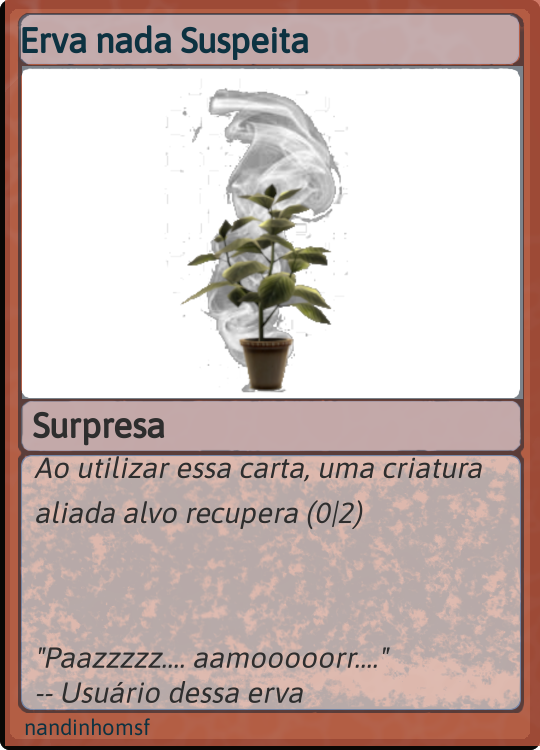
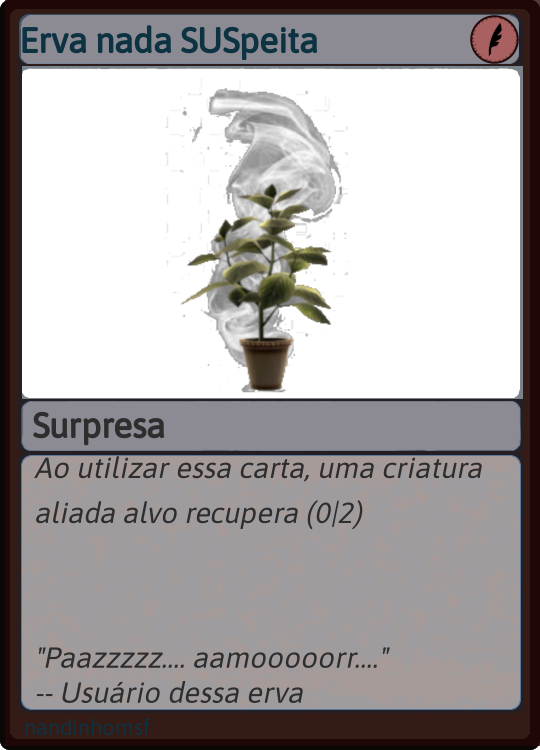
The second 540×750 image is a revision of the first. Changes to its layers:
added layer "cópia de background #1" above "cópia de background" over [470, 15, 519, 64]
painted on "Title Text" over [199, 26, 318, 60]
painted on "humane" over [5, 0, 540, 746]
